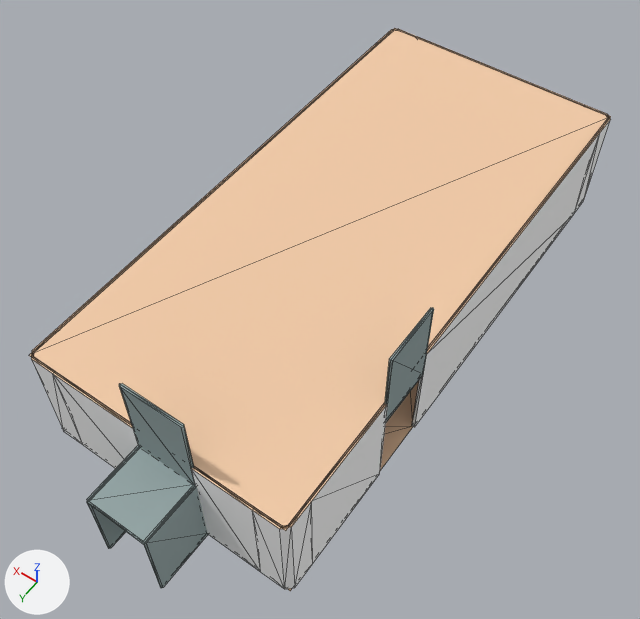
Two versions of the OBJ model assets/borga map/room 10.obj, one commit apart.
Both versions are drawn from a 50 mm lens placed at (-2.0, 15.9, 46.9), pointed at (8.2, 1.7, 24.6). Arrows for +X, +Y and +Z are at lower left; the lights stay in place. Mesh edges are drawn as thin lines. Where no turn or scale is listed for an object, it has been applied to the vertices.

In view in the first picture: 'result.030_Cube.050', 'wall.181_wall.010', 'wall.221_wall.010', 'wall.222_wall.010', 'wall.223_wall.010', 'wall.224_wall.010', 'wall.225_wall.020', 'wall.226_wall.020', 'wall.227_wall.020', 'wall.228_wall.020', 'wall.229_wall.002', 'wall.230_wall.002', 'wall.231_wall.002', 'wall.232_wall.002', 'wall.233_wall.002', 'wall.234_wall.002'.
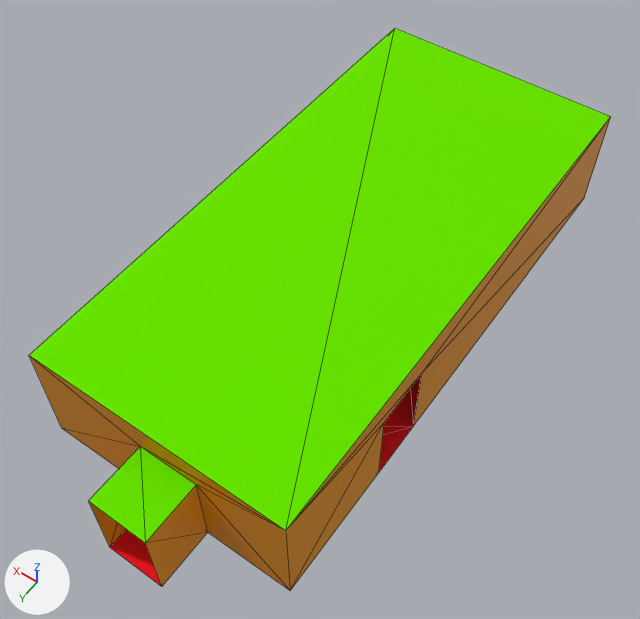
Changed parts and their boxes [x1, y1, x2, y2] in the pictures (640 x 619 px):
'wall.231_wall.002', deleted
    before: [412, 132, 600, 427]
'wall.223_wall.010', deleted
    before: [87, 447, 195, 545]
'wall.232_wall.002', deleted
    before: [310, 404, 388, 563]
'wall.226_wall.020', deleted
    before: [252, 501, 313, 589]
'wall.234_wall.002', deleted
    before: [53, 372, 139, 469]
'wall.233_wall.002', deleted
    before: [191, 468, 261, 572]
'wall.224_wall.010', deleted
    before: [119, 384, 195, 485]
'wall.222_wall.010', deleted
    before: [143, 486, 208, 588]
'wall.181_wall.010', deleted
    before: [385, 308, 434, 422]
'wall.225_wall.020', deleted
    before: [31, 331, 83, 445]
'wall.229_wall.002', deleted
    before: [54, 40, 381, 332]
'wall.221_wall.010', deleted
    before: [87, 446, 139, 549]
'wall.227_wall.020', deleted
    before: [575, 105, 610, 212]
'wall.230_wall.002', deleted
    before: [416, 36, 585, 106]
'wall.228_wall.020', deleted
    before: [380, 29, 417, 41]
part 1 of me_result_030_cube_050, built on
    before: [29, 28, 611, 531]
    after: [29, 28, 611, 591]
part 2 of me_result_030_cube_050, recoloured
    both: [380, 381, 419, 470]

The change in detail:
Material 'bottom' (mat_bottom) is new.
Its base color is (0.896, 0.0, 0.00368) (red #f3000c).
Its roughness is 1.0.
Material 'top' (mat_top) is new.
Its base color is (0.275, 0.922, 0.0) (green #8ff600).
Its metallic is 1.0.
Its roughness is 0.933.
Material 'wall' (mat_wall) is new.
Its base color is (0.8, 0.295, 0.0) (orange #e79400).
Its roughness is 0.431.
me_result_030_cube_050 is used by ob_result_030_cube_050; location (0.0, 0.0, 0.0).
me_result_030_cube_050 had 12 vertices, 8 faces and spanned x 4.0..13.0, y -10.0..9.0, z 22.5..26.5.
me_result_030_cube_050 now has 20 vertices, 32 faces and spans x 4.0..13.0, y -10.0..11.0, z 22.5..26.5.
Part 1, on me_result_030_cube_050:
2 faces are deleted.
8 vertices are added at x 4.0..9.0, y 2.5..11.0, z 22.5..25.5.
20 new faces join them, mat_wall (orange #e79400).
2 new faces join them, mat_bottom (red #f3000c).
4 new faces join them, mat_top (green #8ff600).
me_result_030_cube_050 part 2: 6 faces spanning x 4.0..13.0, y -10.0..9.0, z 22.5 switch from mat_wood (beige #f3cca8) to mat_bottom (red #f3000c).
me_result_030_cube_050 now uses material mat_wall (orange #e79400).
me_result_030_cube_050 now uses material mat_top (green #8ff600).
Object 'wall.181_wall.010' (ob_wall_181_wall_010) is deleted.
Object 'wall.221_wall.010' (ob_wall_221_wall_010) is deleted.
Object 'wall.222_wall.010' (ob_wall_222_wall_010) is deleted.
Object 'wall.223_wall.010' (ob_wall_223_wall_010) is deleted.
Object 'wall.224_wall.010' (ob_wall_224_wall_010) is deleted.
Object 'wall.225_wall.020' (ob_wall_225_wall_020) is deleted.
Object 'wall.226_wall.020' (ob_wall_226_wall_020) is deleted.
Object 'wall.227_wall.020' (ob_wall_227_wall_020) is deleted.
Object 'wall.228_wall.020' (ob_wall_228_wall_020) is deleted.
Object 'wall.229_wall.002' (ob_wall_229_wall_002) is deleted.
Object 'wall.230_wall.002' (ob_wall_230_wall_002) is deleted.
Object 'wall.231_wall.002' (ob_wall_231_wall_002) is deleted.
Object 'wall.232_wall.002' (ob_wall_232_wall_002) is deleted.
Object 'wall.233_wall.002' (ob_wall_233_wall_002) is deleted.
Object 'wall.234_wall.002' (ob_wall_234_wall_002) is deleted.
